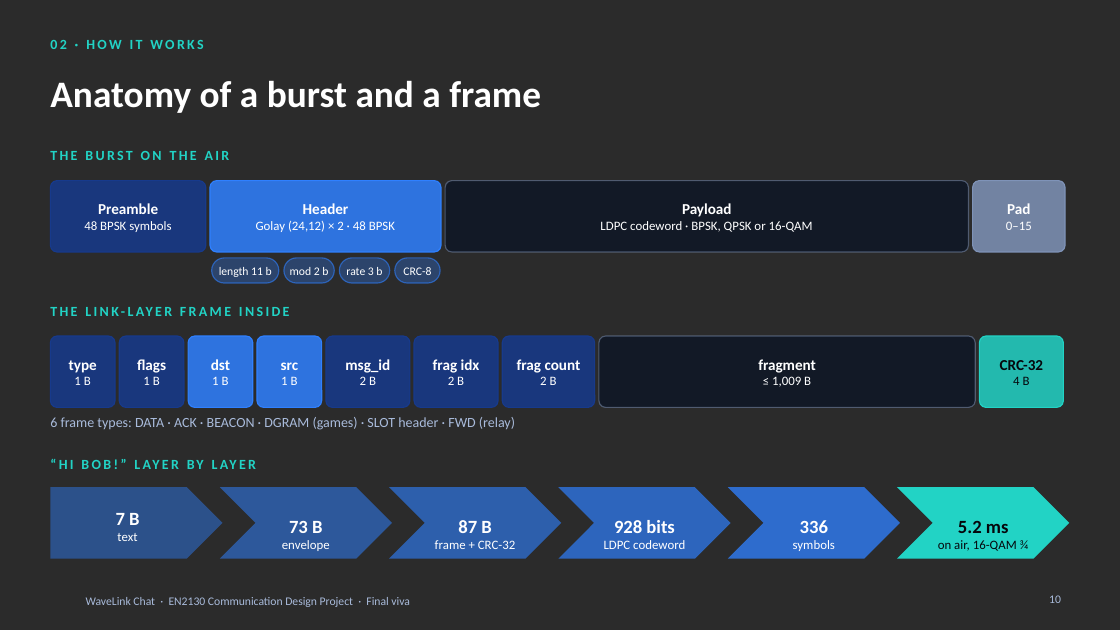
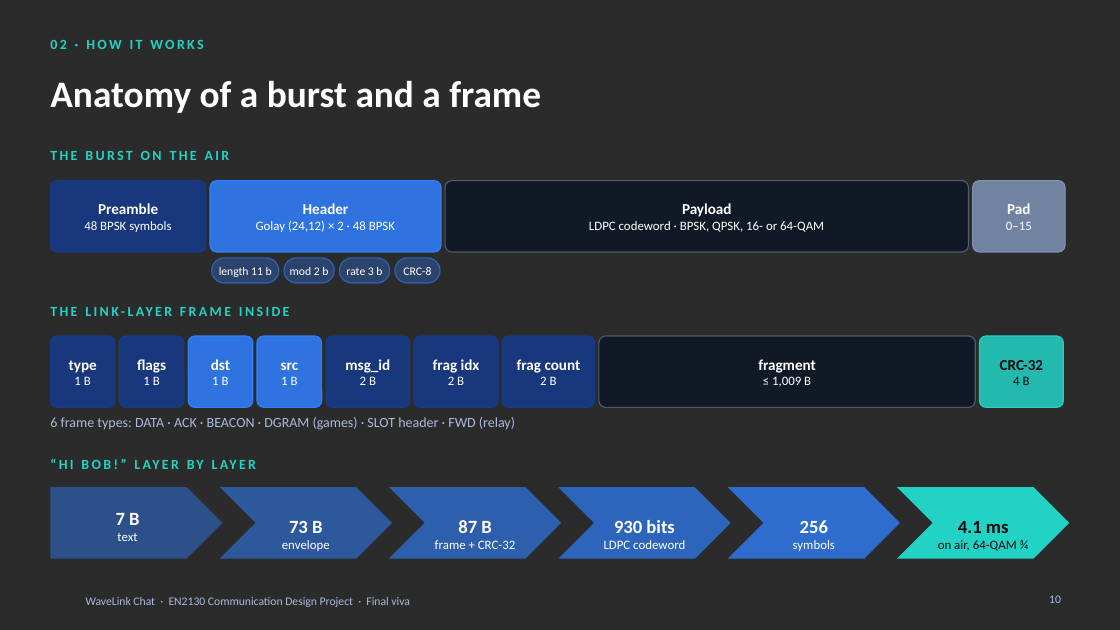
Before and after one commit to pxn-ai/WaveLink, a slide deck: slide 10 of WaveLink_App_Final/WaveLink_Chat_Final_Viva.pptx. Drawn at 1120x630 pixels with LibreOffice and Linux fonts; fonts in the diff are those of the drawing; background and template pictures are left out; a plain dark background stands for a picture behind light text. Boxes give left, top, right and bottom in pixels: in the first picture for what was removed or moved away, otherwise in the second. Text is boxed around its words. In the diff, an @@ line names an element or a change of style, - is before the commit and + after.

```diff
--- a/WaveLink_App_Final/WaveLink_Chat_Final_Viva.pptx
+++ b/WaveLink_App_Final/WaveLink_Chat_Final_Viva.pptx
@@ text in rounded rectangle at (x1=589, y1=221, x2=824, y2=232): text changed @@
-LDPC codeword · BPSK, QPSK or 16-QAM
+LDPC codeword · BPSK, QPSK, 16- or 64-QAM
@@ text in chevron at (x1=614, y1=520, x2=674, y2=533): text changed @@
-928 bits
+930 bits
@@ text in chevron at (x1=800, y1=520, x2=828, y2=533): text changed @@
-336
+256
@@ text in chevron at (x1=938, y1=521, x2=1029, y2=551): text changed @@
-5.2 ms
-on air, 16-QAM ¾
+4.1 ms
+on air, 64-QAM ¾
```
Also in this commit, not shown: 22 other slides changed, 6 other files.
